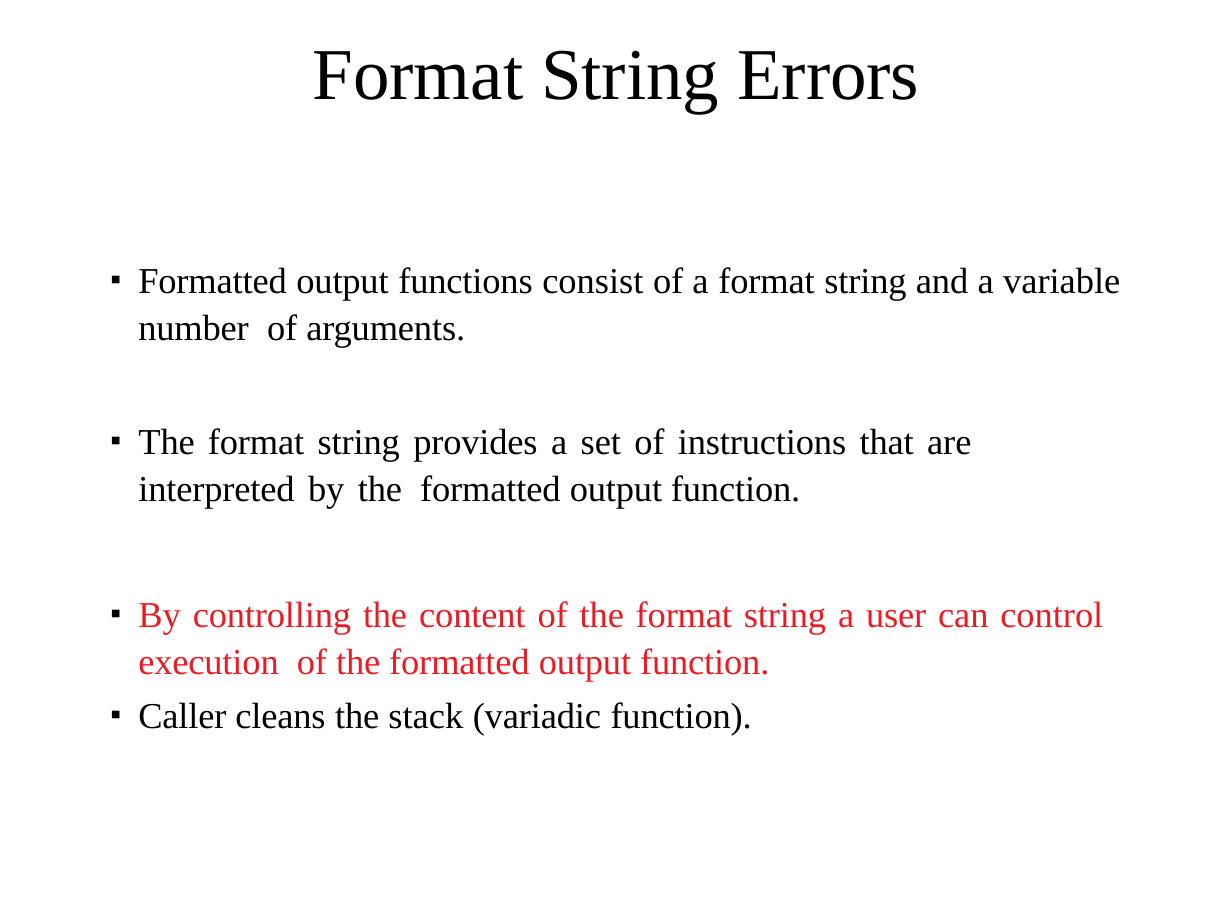
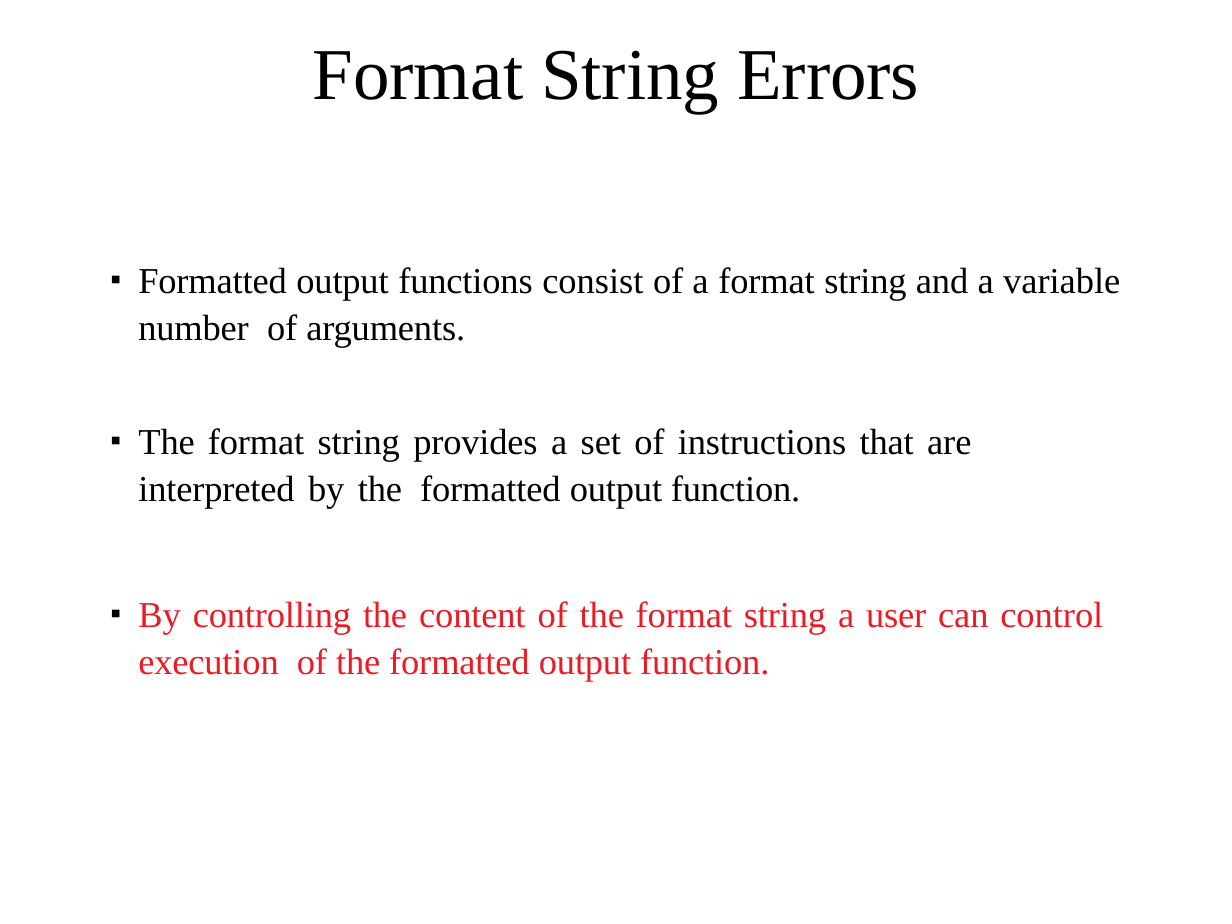
Before and after one commit to cs-uob/COMS20012, a slide deck: slide 27 of docs/slides/Intro to Software Security.pptx. Drawn at 1232x924 pixels with LibreOffice and Linux fonts; fonts in the diff are those of the drawing. Boxes give left, top, right and bottom in pixels: in the first picture for what was removed or moved away, otherwise in the second. Text is boxed around its words. In the diff, an @@ line names an element or a change of style, - is before the commit and + after.

```diff
--- a/docs/slides/Intro to Software Security.pptx
+++ b/docs/slides/Intro to Software Security.pptx
@@ text at (138, 702, 752, 735): paragraph removed @@
-▪ Caller cleans the stack (variadic function).
```
Also in this commit, not shown: 3 other slides changed, 1 slide added.
